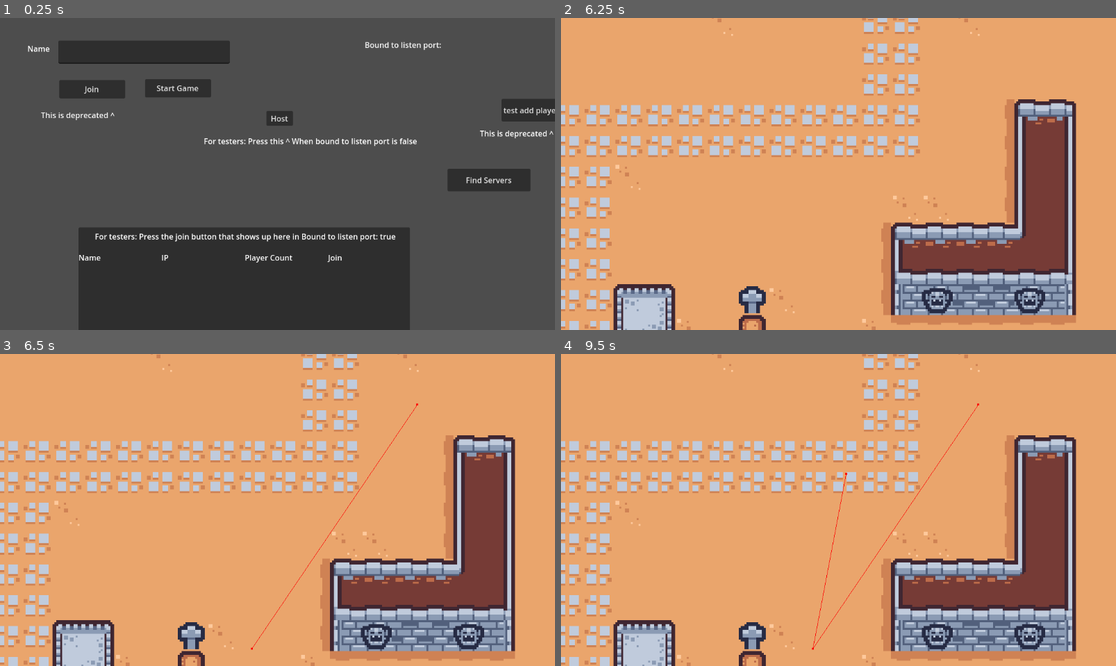
Above: before the commit, frames 1-4 (two rows, left to right).
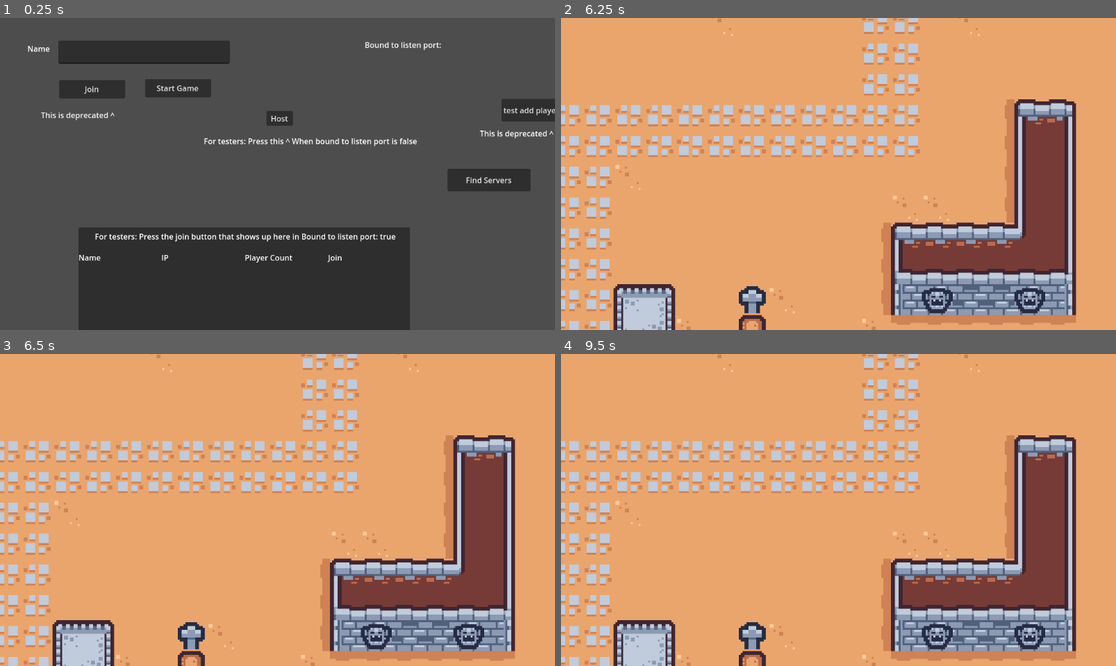
Above: after the commit, the same moments.

Repository: naixsu/CROCPNG
Game: Godot game, scene res://Scenes/Testing/NaixTestScenes/Multiplayer.tscn
Two runs of this game, one before a commit and one after it. Both use one fixed random seed, a clock stepped at 60 frames per second and the inputs below. The engine's default icon, where the game draws it, is replaced by a stand-in: a white triangle on a blue panel in a dark square.
Inputs (mouse positions are in pixels of both pictures, inside the frame that each line leads up to):
- Up to frame 1 (0.25 s): no input
- Up to frame 2 (6.25 s): click (705, 52) at 0.52 s; type "Alex" at 0.6 s; click "Start Game" at 1.25 s; tap Enter (ui_accept) at 2, 2.27, 2.75, 3.02, 3.5, 4.25, 4.52, 5, 5.27, 5.75, 6.02 s; move the mouse to (960, 158) at 2.02 s; press the mouse at (960, 158) at 2.03 s; hold D (Right) 2.03-3.53 s; move the mouse to (727, 189) at 2.77 s; release the mouse at (727, 189) at 2.78 s; right-click (727, 189) at 2.85 s; move the mouse to (894, 105) at 3.52 s; hold A (Left) 3.53-4.28 s; hold = (ZoomIn) 3.53-4.28 s; move the mouse to (810, 236) at 4.27 s; hold D (Right) 4.28-5.78 s; tap - (ZoomOut) at 4.35 s; move the mouse to (1005, 220) at 5.02 s; press the mouse at (1005, 220) at 5.03 s; move the mouse to (672, 127) at 5.77 s; release the mouse at (672, 127) at 5.78 s; hold A (Left) from 5.78 s (still down); right-click (672, 127) at 5.85 s
- Up to frame 3 (6.5 s): keep holding A (Left)
- Up to frame 4 (9.5 s): move the mouse to (866, 510) at 6.52 s; release A (Left) at 6.53 s; hold D (Right) 6.53-7.28 s; hold = (ZoomIn) 6.53-7.28 s; move the mouse to (755, 432) at 7.27 s; hold A (Left) 7.28-8.78 s; tap - (ZoomOut) at 7.35 s; tap Enter (ui_accept) at 7.52, 8.27, 9.02 s; move the mouse to (960, 494) at 8.02 s; press the mouse at (960, 494) at 8.03 s; move the mouse to (727, 525) at 8.77 s; release the mouse at (727, 525) at 8.78 s; hold D (Right) from 8.78 s (still down); right-click (727, 525) at 8.85 s

Frames 1-2 are identical in both runs. In frame 3, 0.1% of the frame differs, in the area x 45-76%, y 15-95%; in frame 4, 0.2%.

Commit message:
added multiple paths and objective state behavior

Diff:
--- a/Scenes/Testing/AdiTestScenes/TestPathFinding.tscn
+++ b/Scenes/Testing/AdiTestScenes/TestPathFinding.tscn
@@ -2,28 +2,28 @@
 
 [ext_resource type="PackedScene" uid="uid://bvfw8vhc4i3ac" path="res://Scenes/Enemies/EnemyA/EnemyA.tscn" id="1_adoj4"]
 
-[sub_resource type="NavigationPolygon" id="NavigationPolygon_ydyok"]
-vertices = PackedVector2Array(697, 381, 466, 432, 568, 231, 657, 256, 374, 50, 696, 62, 455, 183, 328, 398, 125, 445, 65, 161, 270, 10)
-polygons = Array[PackedInt32Array]([PackedInt32Array(0, 1, 2, 3), PackedInt32Array(4, 5, 3, 2, 6), PackedInt32Array(6, 7, 8, 9, 10, 4)])
-outlines = Array[PackedVector2Array]([PackedVector2Array(65, 161, 270, 10, 374, 50, 696, 62, 657, 256, 697, 381, 466, 432, 568, 231, 455, 183, 328, 398, 125, 445)])
+[sub_resource type="NavigationPolygon" id="NavigationPolygon_8iq3k"]
+vertices = PackedVector2Array(592, 249, 972, 50, 1234, 344, 1077, 654, 495, 698, 406, 608)
+polygons = Array[PackedInt32Array]([PackedInt32Array(0, 1, 2, 3, 4, 5)])
+outlines = Array[PackedVector2Array]([PackedVector2Array(406, 608, 495, 698, 1077, 654, 1234, 344, 972, 50, 592, 249)])
 
 [node name="TestPathFinding" type="Node2D"]
 position = Vector2(30, 20)
 
-[node name="NavigationRegion2D" type="NavigationRegion2D" parent="."]
-position = Vector2(-17, -7)
-navigation_polygon = SubResource("NavigationPolygon_ydyok")
+[node name="NavArea" type="Node2D" parent="."]
 
-[node name="NavTarget" type="Marker2D" parent="."]
-position = Vector2(574, 351)
+[node name="NavRegion" type="NavigationRegion2D" parent="NavArea"]
+navigation_polygon = SubResource("NavigationPolygon_8iq3k")
 
-[node name="NavTarget2" type="Marker2D" parent="."]
-position = Vector2(492, 133)
+[node name="Marker2D" type="Marker2D" parent="NavArea/NavRegion"]
+position = Vector2(712, 585)
 
-[node name="NavTarget3" type="Marker2D" parent="."]
-position = Vector2(220, 67)
+[node name="Marker2D2" type="Marker2D" parent="NavArea/NavRegion"]
+position = Vector2(798, 547)
+
+[node name="Marker2D3" type="Marker2D" parent="NavArea/NavRegion"]
+position = Vector2(1022, 628)
 
 [node name="EnemyA" parent="." node_paths=PackedStringArray("movementTargets") instance=ExtResource("1_adoj4")]
-position = Vector2(147, 396)
-speed = 200
-movementTargets = [NodePath("../NavTarget"), NodePath("../NavTarget2"), NodePath("../NavTarget3")]
+position = Vector2(851, 492)
+movementTargets = [null, null, null]
--- a/Scenes/Testing/NaixTestScenes/TestMultiplayerScene.tscn
+++ b/Scenes/Testing/NaixTestScenes/TestMultiplayerScene.tscn
@@ -7,9 +7,9 @@
 [ext_resource type="PackedScene" uid="uid://cps2ukm5wvqn1" path="res://Scenes/Map/Map.tscn" id="5_rj7rh"]
 
 [sub_resource type="NavigationPolygon" id="NavigationPolygon_qh2qy"]
-vertices = PackedVector2Array(592, 249, 972, 50, 1234, 344, 1077, 654, 495, 698, 406, 608)
-polygons = Array[PackedInt32Array]([PackedInt32Array(0, 1, 2, 3, 4, 5)])
-outlines = Array[PackedVector2Array]([PackedVector2Array(406, 608, 495, 698, 1077, 654, 1234, 344, 972, 50, 592, 249)])
+vertices = PackedVector2Array(1963, 690, 1992, 2745, -1900, 2726, -1858, -1745, 1969, -1731, 1982, 186)
+polygons = Array[PackedInt32Array]([PackedInt32Array(0, 1, 2, 3), PackedInt32Array(0, 3, 4, 5)])
+outlines = Array[PackedVector2Array]([PackedVector2Array(-1900, 2726, 1992, 2745, 1963, 690, 1982, 186, 1969, -1731, -1858, -1745)])
 
 [node name="TestMultiplayerScene" type="Node2D"]
 script = ExtResource("1_cahup")
@@ -49,17 +49,23 @@
 [node name="NavArea" type="Node2D" parent="."]
 
 [node name="NavRegion" type="NavigationRegion2D" parent="NavArea"]
-visible = false
 navigation_polygon = SubResource("NavigationPolygon_qh2qy")
 
 [node name="Marker2D" type="Marker2D" parent="NavArea/NavRegion"]
-position = Vector2(523, 612)
+position = Vector2(-657, -659)
+scale = Vector2(3.40694e+07, -1.49809e+09)
 
 [node name="Marker2D2" type="Marker2D" parent="NavArea/NavRegion"]
-position = Vector2(995, 557)
+position = Vector2(612, 1371)
 
 [node name="Marker2D3" type="Marker2D" parent="NavArea/NavRegion"]
-position = Vector2(848, 289)
+position = Vector2(687, -659)
+
+[node name="Marker2D4" type="Marker2D" parent="NavArea/NavRegion"]
+position = Vector2(49, 2212)
+
+[node name="Marker2D5" type="Marker2D" parent="NavArea/NavRegion"]
+position = Vector2(-29, -1207)
 
 [node name="Map" parent="." instance=ExtResource("5_rj7rh")]
 position = Vector2(45, 489)
--- a/Scripts/Enemies/EnemyA/AI.gd
+++ b/Scripts/Enemies/EnemyA/AI.gd
@@ -12,14 +12,15 @@
 @onready var detectionZone = $DetectionZone
 @onready var navigationAgent = $"../NavigationAgent2D"
 
-var current_state = State.IDLE : set = set_state
+var current_state = State.OBJECTIVE : set = set_state
 var player: Player = null
 var parent: Enemy = null
 var i = 0
 var markers = []
+var prevMarker
+var visitedMarkers = []
 
 func initialize_path_finding():
-	set_state(State.OBJECTIVE)
 	navigationAgent.path_desired_distance = 4.0
 	navigationAgent.target_desired_distance = 4.0
 
@@ -31,6 +32,7 @@
 func init_pathfinding(parent):
 	var root = get_tree().get_root()
 	var navArea = root.get_node("TestMultiplayerScene/NavArea")
+#	var navArea = root.get_node("TestPathFinding/NavArea")
 	if navArea:
 		var navRegion = navArea.get_node("NavRegion")
 #		navRegion.navpoly_map_sync()
@@ -40,10 +42,28 @@
 		for marker in navMarkers:
 			if marker is Marker2D:
 				markers.append(marker)
-
-	set_movement_target(markers[i].position)
-
-#
+	set_movement_target(find_shortest_route())
+#	set_movement_target(markers[i].position)
+#
+func find_shortest_route():
+#	var currPosition = parent.global_position
+	var currMarker = prevMarker
+	for marker in markers:
+		if currMarker == null:
+			currMarker = marker
+
+		if marker.global_position.distance_to(parent.global_position)\
+			< currMarker.global_position.distance_to(parent.global_position)\
+			&& marker != prevMarker && marker not in visitedMarkers:
+				currMarker = marker
+
+		if prevMarker == currMarker && marker not in visitedMarkers:
+			currMarker = marker
+
+	prevMarker = currMarker
+	parent.flip_sprite(currMarker)
+	return currMarker.position
+
 #func _physics_process(delta):
 #
 #	#Checks if the current target was reached and goes directly to the next one
@@ -68,31 +88,7 @@
 func set_movement_target(targetPoint: Vector2):
 	navigationAgent.target_position = targetPoint
 
-#func _process(delta):
-#	if parent.health <= 0:
-#		set_state(State.DEAD)
-#
-#	match current_state:
-#		State.IDLE:
-#			parent.idle()
-#		State.ENGAGE:
-#			if player != null:
-#				parent.flip_sprite(player)
-#				var threshold_distance = 100
-#				if parent.global_position.distance_to(player.global_position)\
-#					> threshold_distance:
-#					parent.go_towards(player)
-#				else:
-#					parent.idle()
-#			else:
-#				print("No player found")
-#				set_state(State.IDLE)
-#		State.DEAD:
-#			parent.handle_death()
-#		State.OBJECTIVE:
-#			parent.run()
-
-func _physics_process(delta):
+func _process(delta):
 	if parent.health <= 0:
 		set_state(State.DEAD)
 
@@ -101,6 +97,33 @@
 			parent.idle()
 		State.ENGAGE:
 			if player != null:
+				parent.flip_sprite(player)
+				var threshold_distance = 100
+				if parent.global_position.distance_to(player.global_position)\
+					> threshold_distance:
+					parent.go_towards(player)
+				else:
+					parent.idle()
+#					set_state(State.OBJECTIVE)
+			else:
+				print("No player found")
+				set_state(State.IDLE)
+#				set_state(State.OBJECTIVE)
+		State.DEAD:
+			parent.handle_death()
+		State.OBJECTIVE:
+			parent.run()
+
+func _physics_process(delta):
+	if parent.health <= 0:
+		set_state(State.DEAD)
+
+	match current_state:
+		State.IDLE:
+			parent.idle()
+		State.ENGAGE:
+			if player != null:
+#				set_movement_target(Vector2.ZERO)
 				parent.flip_sprite(player)
 				var threshold_distance = 100
 				if parent.global_position.distance_to(player.global_position)\
@@ -115,12 +138,14 @@
 			parent.handle_death()
 		State.OBJECTIVE:
 			parent.run()
-			#	#Checks if the current target was reached and goes directly to the next one
+			parent.flip_sprite(prevMarker)
+			#Checks if the current target was reached and goes directly to the next one
 			if navigationAgent.is_navigation_finished():
+				visitedMarkers.append(prevMarker)
 				if i >= markers.size():
 					set_state(State.IDLE)
 					return
-				set_movement_target(markers[i].position)
+				set_movement_target(find_shortest_route())
 				i += 1
 
 
@@ -162,6 +187,7 @@
 				return
 		else:
 			set_state(State.OBJECTIVE)
+		set_movement_target(markers[i].position) #Prevents jittering in the implementation
 #		set_state(State.IDLE)
 		player = null
 
--- a/Scripts/Enemies/EnemyA/EnemyA.gd
+++ b/Scripts/Enemies/EnemyA/EnemyA.gd
@@ -20,9 +20,8 @@
 	ai.initialize(self)
 	ai.connect("state_changed", on_state_changed)
 	# Delay the initialize_path_finding function
-	await get_tree().create_timer(0.5).timeout
+#	await get_tree().create_timer(0.5).timeout
 	ai.initialize_path_finding()
-#	ai.initialize_path_finding()
 
 
 func _on_animated_sprite_2d_animation_finished():
